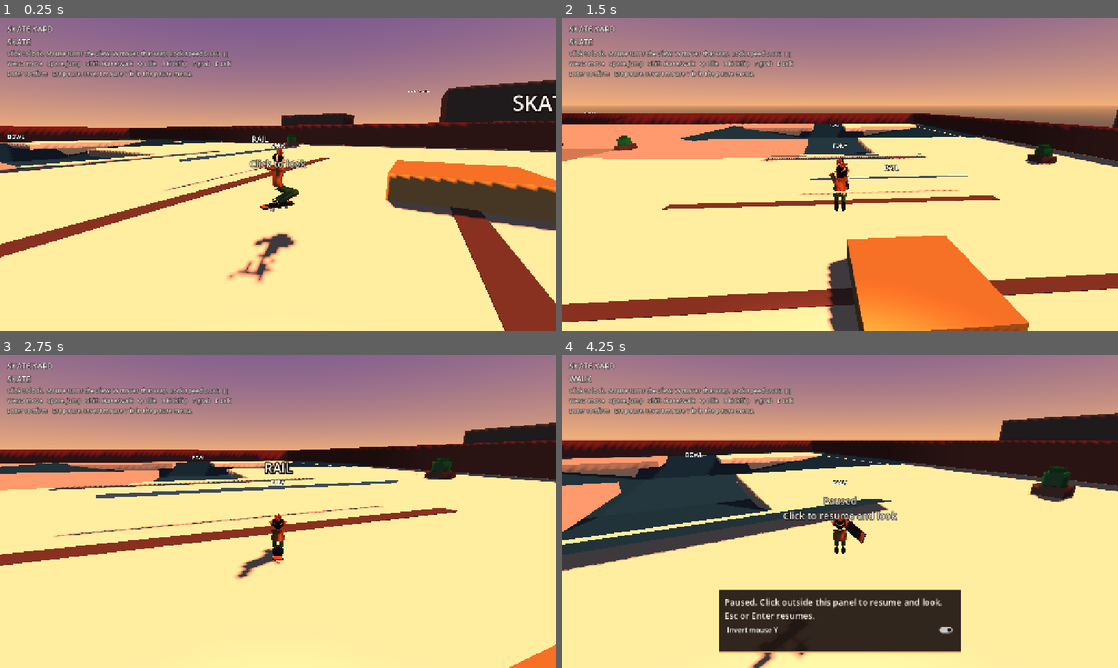
Above: before the commit, frames 1-4 (two rows, left to right).
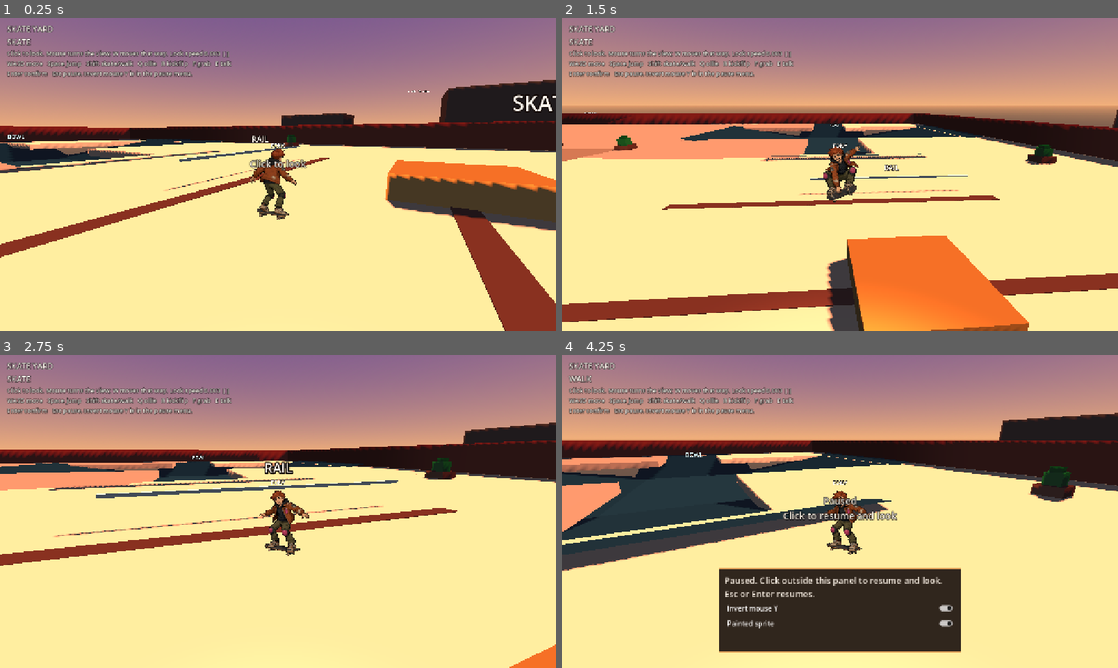
Above: after the commit, the same moments.

Repository: AlgorithmicUprising/AlgorithmicUprising
Game: Godot game, scene res://scenes/main.tscn
The game is run twice, just before and just after one commit, with the same random seed, the same clock (stepped at 60 frames per second) and the same inputs.
Inputs (mouse positions are in pixels of both pictures, inside the frame that each line leads up to):
- Up to frame 1 (0.25 s): no input
- Up to frame 2 (1.5 s): tap Enter (session_confirm) at 0.5, 1.25 s; move the mouse to (962, 158) at 0.52 s; hold D (move_right) 0.53-1.28 s; tap F (trick_grab) at 0.6 s; click (962, 158) at 0.67 s; tap Space (jump) at 0.77 s; tap Q (trick_ollie) at 0.8, 1.35 s; move the mouse to (812, 174) at 1.27 s; hold W (move_forward) from 1.28 s (still down)
- Up to frame 3 (2.75 s): keep holding W (move_forward); tap Space (jump) at 1.52 s; tap F (trick_grab) at 1.55 s; tap Enter (session_confirm) at 2 s; move the mouse to (289, 505) at 2.02 s; hold E (interact) from 2.03 s (still down); tap Q (trick_ollie) at 2.3 s
- Up to frame 4 (4.25 s): keep holding W (move_forward); tap Enter (session_confirm) at 2.75, 2.85, 3.5 s; move the mouse to (834, 517) at 2.77 s; release E (interact) at 2.78 s; click (834, 517) at 2.92 s; tap Space (jump) at 3.02, 3.77 s; tap F (trick_grab) at 3.05 s; move the mouse to (878, 514) at 3.52 s; hold Shift (skate_toggle) from 3.53 s (still down); tap Q (trick_ollie) at 3.8 s; tap Escape (pause) at 4.15 s

The runs differ from the first frame. In frame 1, 1.6% of the frame differs, in the area x 40-54%, y 41-85%; in frame 2, 0.8%; in frame 3, 1.1%; in frame 4, 5.4%, in the area x 28-72%, y 43-100%.

Commit message:
Add a painted 2D Fony sprite test in the HQ park.
The mesh rig stays in the tree and can be shown from the pause menu. The sprite billboard matches eight view directions, plays the kick-up and drop-in on Shift, and uses the trick frames.

Co-authored-by: AlgorithmicUprising <AlgorithmicUprising@users.noreply.github.com>

Diff:
--- /dev/null
+++ b/open-world/assets/library/fony2d/frames.json
@@ -0,0 +1,295 @@
+{
+  "atlas": "fony2d_atlas.png",
+  "cell_w": 212,
+  "cell_h": 272,
+  "anchor_x": 106,
+  "anchor_y": 262,
+  "pixel_size": 0.007674,
+  "foot_local_y": 0.325,
+  "gutter": 2,
+  "dirs": [
+    "front",
+    "front_right",
+    "right",
+    "back_right",
+    "back",
+    "back_left",
+    "left",
+    "front_left"
+  ],
+  "frames": {
+    "dropin_1_drop": {
+      "x": 2,
+      "y": 2,
+      "w": 212,
+      "h": 272,
+      "lift_m": 0.0
+    },
+    "dropin_2_step": {
+      "x": 216,
+      "y": 2,
+      "w": 212,
+      "h": 272,
+      "lift_m": 0.0
+    },
+    "dropin_3_plant": {
+      "x": 430,
+      "y": 2,
+      "w": 212,
+      "h": 272,
+      "lift_m": 0.0
+    },
+    "idle_back": {
+      "x": 644,
+      "y": 2,
+      "w": 212,
+      "h": 272,
+      "lift_m": 0.0
+    },
+    "idle_back_left": {
+      "x": 858,
+      "y": 2,
+      "w": 212,
+      "h": 272,
+      "lift_m": 0.0
+    },
+    "idle_back_right": {
+      "x": 1072,
+      "y": 2,
+      "w": 212,
+      "h": 272,
+      "lift_m": 0.0
+    },
+    "idle_front": {
+      "x": 1286,
+      "y": 2,
+      "w": 212,
+      "h": 272,
+      "lift_m": 0.0
+    },
+    "idle_front_left": {
+      "x": 1500,
+      "y": 2,
+      "w": 212,
+      "h": 272,
+      "lift_m": 0.0
+    },
+    "idle_front_right": {
+      "x": 2,
+      "y": 276,
+      "w": 212,
+      "h": 272,
+      "lift_m": 0.0
+    },
+    "idle_left": {
+      "x": 216,
+      "y": 276,
+      "w": 212,
+      "h": 272,
+      "lift_m": 0.0
+    },
+    "idle_right": {
+      "x": 430,
+      "y": 276,
+      "w": 212,
+      "h": 272,
+      "lift_m": 0.0
+    },
+    "kickup_1_hook": {
+      "x": 644,
+      "y": 276,
+      "w": 212,
+      "h": 272,
+      "lift_m": 0.0
+    },
+    "kickup_2_rise": {
+      "x": 858,
+      "y": 276,
+      "w": 212,
+      "h": 272,
+      "lift_m": 0.0
+    },
+    "kickup_3_catch": {
+      "x": 1072,
+      "y": 276,
+      "w": 212,
+      "h": 272,
+      "lift_m": 0.0
+    },
+    "push_back": {
+      "x": 1286,
+      "y": 276,
+      "w": 212,
+      "h": 272,
+      "lift_m": 0.0
+    },
+    "push_back_left": {
+      "x": 1500,
+      "y": 276,
+      "w": 212,
+      "h": 272,
+      "lift_m": 0.0
+    },
+    "push_back_right": {
+      "x": 2,
+      "y": 550,
+      "w": 212,
+      "h": 272,
+      "lift_m": 0.0
+    },
+    "push_cycle_left_1": {
+      "x": 216,
+      "y": 550,
+      "w": 212,
+      "h": 272,
+      "lift_m": 0.0
+    },
+    "push_cycle_left_2": {
+      "x": 430,
+      "y": 550,
+      "w": 212,
+      "h": 272,
+      "lift_m": 0.0
+    },
+    "push_cycle_left_3": {
+      "x": 644,
+      "y": 550,
+      "w": 212,
+      "h": 272,
+      "lift_m": 0.0
+    },
+    "push_front": {
+      "x": 858,
+      "y": 550,
+      "w": 212,
+      "h": 272,
+      "lift_m": 0.0
+    },
+    "push_front_left": {
+      "x": 1072,
+      "y": 550,
+      "w": 212,
+      "h": 272,
+      "lift_m": 0.0
+    },
+    "push_front_right": {
+      "x": 1286,
+      "y": 550,
+      "w": 212,
+      "h": 272,
+      "lift_m": 0.0
+    },
+    "push_left": {
+      "x": 1500,
+      "y": 550,
+      "w": 212,
+      "h": 272,
+      "lift_m": 0.0
+    },
+    "push_right": {
+      "x": 2,
+      "y": 824,
+      "w": 212,
+      "h": 272,
+      "lift_m": 0.0
+    },
+    "skate_back": {
+      "x": 216,
+      "y": 824,
+      "w": 212,
+      "h": 272,
+      "lift_m": 0.0
+    },
+    "skate_back_left": {
+      "x": 430,
+      "y": 824,
+      "w": 212,
+      "h": 272,
+      "lift_m": 0.0
+    },
+    "skate_back_right": {
+      "x": 644,
+      "y": 824,
+      "w": 212,
+      "h": 272,
+      "lift_m": 0.0
+    },
+    "skate_front": {
+      "x": 858,
+      "y": 824,
+      "w": 212,
+      "h": 272,
+      "lift_m": 0.0
+    },
+    "skate_front_left": {
+      "x": 1072,
+      "y": 824,
+      "w": 212,
+      "h": 272,
+      "lift_m": 0.0
+    },
+    "skate_front_right": {
+      "x": 1286,
+      "y": 824,
+      "w": 212,
+      "h": 272,
+      "lift_m": 0.0
+    },
+    "skate_left": {
+      "x": 1500,
+      "y": 824,
+      "w": 212,
+      "h": 272,
+      "lift_m": 0.0
+    },
+    "skate_right": {
+      "x": 2,
+      "y": 1098,
+      "w": 212,
+      "h": 272,
+      "lift_m": 0.0
+    },
+    "trick_crouch_front": {
+      "x": 216,
+      "y": 1098,
+      "w": 212,
+      "h": 272,
+      "lift_m": 0.0
+    },
+    "trick_grab_front": {
+      "x": 430,
+      "y": 1098,
+      "w": 212,
+      "h": 272,
+      "lift_m": 0.42
+    },
+    "trick_kickflip_front": {
+      "x": 644,
+      "y": 1098,
+      "w": 212,
+      "h": 272,
+      "lift_m": 0.4
+    },
+    "trick_land_front": {
+      "x": 858,
+      "y": 1098,
+      "w": 212,
+      "h": 272,
+      "lift_m": 0.0
+    },
+    "trick_ollie_front": {
+      "x": 1072,
+      "y": 1098,
+      "w": 212,
+      "h": 272,
+      "lift_m": 0.46
+    }
+  },
+  "notes": [
+    "Direction suffix is the way Fony faces on screen.",
+    "anchor_x/anchor_y is the shared ground point in every cell.",
+    "lift_m raises airborne trick poses above that ground point.",
+    "Transitions and tricks are front-only in the runtime.",
+    "face_front was not in the delivered PNG set."
+  ]
+}
--- /dev/null
+++ b/open-world/scripts/fony_sprite.gd
@@ -0,0 +1,94 @@
+extends Node3D
+
+## Painted Fony, as a Y-locked billboard inside the 3D park.
+## The mesh rig stays in the tree so it can be shown again. This node does not
+## move the body or the board collider.
+
+const AnimScript = preload("res://scripts/fony_sprite_anim.gd")
+
+var anim = AnimScript.new()
+var sprite: Sprite3D
+var frames := {}
+var pixel_size := 0.0077
+var foot_local_y := 0.325
+var anchor := Vector2(106, 262)
+var cell := Vector2(212, 272)
+var _prev_speed := 0.0
+var shown := ""
+
+func _ready() -> void:
+	name = "FonySprite"
+	_load_atlas()
+
+func _physics_process(delta: float) -> void:
+	var body = get_parent()
+	if body == null or sprite == null:
+		return
+	var velocity: Vector3 = body.velocity
+	var speed := Vector2(velocity.x, velocity.z).length()
+	var accel := (speed - _prev_speed) / maxf(delta, 0.0001)
+	_prev_speed = speed
+	var bail := str(body.trick) == "bail" or float(body.bail_time) > 0.0
+	anim.notify_mode(bool(body.skating), bail)
+	var grinding: bool = body.grind != null
+	var want_push: bool = float(body.wish_len) > 0.2 and bool(body.skating) and body.is_on_floor() and not grinding and str(body.trick) == ""
+	anim.update_push(speed, accel, want_push)
+	anim.advance(delta)
+	var cam := get_viewport().get_camera_3d() if get_viewport() != null else null
+	var camera_x := global_position.x
+	var camera_z := global_position.z + 4.0
+	if cam != null:
+		camera_x = cam.global_position.x
+		camera_z = cam.global_position.z
+	var facing := 0.0
+	if body.rig != null:
+		facing = body.rig.global_rotation.y
+	var rising := velocity.y > 0.8
+	var key: String = anim.choose(facing, camera_x, camera_z, global_position.x, global_position.z, str(body.trick), not body.is_on_floor(), rising)
+	_show(key)
+	body.sprite_frame = key
+
+func _load_atlas() -> void:
+	var text := FileAccess.get_file_as_string("res://assets/library/fony2d/frames.json")
+	var parsed = JSON.parse_string(text)
+	if typeof(parsed) != TYPE_DICTIONARY:
+		push_error("Fony sprite atlas metadata missing")
+		return
+	frames = parsed.get("frames", {})
+	pixel_size = float(parsed.get("pixel_size", pixel_size))
+	foot_local_y = float(parsed.get("foot_local_y", foot_local_y))
+	anchor = Vector2(float(parsed.get("anchor_x", anchor.x)), float(parsed.get("anchor_y", anchor.y)))
+	cell = Vector2(float(parsed.get("cell_w", cell.x)), float(parsed.get("cell_h", cell.y)))
+	var texture: Texture2D = load("res://assets/library/fony2d/fony2d_atlas.png")
+	sprite = Sprite3D.new()
+	sprite.name = "Card"
+	sprite.texture = texture
+	sprite.centered = true
+	sprite.pixel_size = pixel_size
+	sprite.billboard = BaseMaterial3D.BILLBOARD_FIXED_Y
+	sprite.shaded = false
+	sprite.double_sided = true
+	sprite.alpha_cut = SpriteBase3D.ALPHA_CUT_DISCARD
+	sprite.alpha_scissor_threshold = 0.5
+	sprite.alpha_antialiasing_mode = BaseMaterial3D.ALPHA_ANTIALIASING_OFF
+	sprite.texture_filter = BaseMaterial3D.TEXTURE_FILTER_LINEAR
+	sprite.cast_shadow = GeometryInstance3D.SHADOW_CASTING_SETTING_OFF
+	sprite.gi_mode = GeometryInstance3D.GI_MODE_DISABLED
+	sprite.region_enabled = true
+	# The shared foot pixel sits on the capsule bottom. Image Y grows downward.
+	sprite.position = Vector3(
+		-(anchor.x - cell.x * 0.5) * pixel_size,
+		foot_local_y + (anchor.y - cell.y * 0.5) * pixel_size,
+		0.0
+	)
+	add_child(sprite)
+	_show("skate_front")
+
+func _show(key: String) -> void:
+	if sprite == null or key == shown:
+		return
+	var frame = frames.get(key)
+	if typeof(frame) != TYPE_DICTIONARY:
+		return
+	sprite.region_rect = Rect2(float(frame.get("x", 0)), float(frame.get("y", 0)), float(frame.get("w", cell.x)), float(frame.get("h", cell.y)))
+	shown = key
--- /dev/null
+++ b/open-world/scripts/fony_sprite_anim.gd
@@ -0,0 +1,96 @@
+extends RefCounted
+
+## Picks a painted frame from facing, camera, and skate state.
+## The 3D rig stays in charge of physics. This only names a sprite.
+## Kick-up, drop-in, and trick poses are front-only. The side push cycle is
+## the real left-facing art; it is not mirrored, so the chest patch stays put.
+
+const DIRS := ["front", "front_right", "right", "back_right", "back", "back_left", "left", "front_left"]
+const TRANSITION_FRAME := 0.13
+const PUSH_FRAME := 0.11
+
+var phase := ""
+var phase_time := 0.0
+var push_time := 0.0
+var pushing := false
+var skating := true
+var _prev_bail := false
+
+func direction_index(facing_yaw: float, camera_x: float, camera_z: float, origin_x: float, origin_z: float) -> int:
+	var to_cam := Vector2(camera_x - origin_x, camera_z - origin_z)
+	if to_cam.length() < 0.001:
+		return 0
+	to_cam = to_cam.normalized()
+	var face := Vector2(-sin(facing_yaw), -cos(facing_yaw))
+	var cross_y := to_cam.y * face.x - to_cam.x * face.y
+	var dot := to_cam.dot(face)
+	var signed := atan2(cross_y, dot)
+	return posmod(int(round(signed / (PI / 4.0))), 8)
+
+func direction_name(facing_yaw: float, camera_x: float, camera_z: float, origin_x: float, origin_z: float) -> String:
+	return DIRS[direction_index(facing_yaw, camera_x, camera_z, origin_x, origin_z)]
+
+func notify_mode(next_skating: bool, bail_block: bool) -> void:
+	var blocked := bail_block or _prev_bail
+	_prev_bail = bail_block
+	if next_skating == skating:
+		return
+	skating = next_skating
+	if blocked:
+		phase = ""
+		phase_time = 0.0
+		return
+	phase = "dropin" if next_skating else "kickup"
+	phase_time = 0.0
+
+func update_push(speed: float, accel: float, want: bool) -> void:
+	if not want or not skating:
+		pushing = false
+		return
+	if pushing:
+		pushing = speed < 8.4 or accel > 0.15
+	else:
+		pushing = speed < 6.4 or (accel > 0.25 and speed < 8.6)
+
+func advance(delta: float) -> void:
+	if phase != "":
+		phase_time += delta
+		if phase_time >= TRANSITION_FRAME * 3.0:
+			phase = ""
+			phase_time = 0.0
+	if pushing:
+		push_time += delta
+	else:
+		push_time = 0.0
+
+func transition_frame() -> String:
+	if phase == "":
+		return ""
+	var idx := clampi(int(phase_time / TRANSITION_FRAME), 0, 2)
+	if phase == "kickup":
+		return ["kickup_1_hook", "kickup_2_rise", "kickup_3_catch"][idx]
+	return ["dropin_1_drop", "dropin_2_step", "dropin_3_plant"][idx]
+
+func choose(facing_yaw: float, camera_x: float, camera_z: float, origin_x: float, origin_z: float, trick: String, airborne: bool, rising: bool) -> String:
+	if trick == "crouch":
+		return "trick_crouch_front"
+	if trick == "flip":
+		return "trick_kickflip_front"
+	if trick == "grab":
+		return "trick_grab_front"
+	if trick == "land" or trick == "bail":
+		return "trick_land_front"
+	if trick == "ollie" or (airborne and skating and rising and trick == ""):
+		return "trick_ollie_front"
+	var trans := transition_frame()
+	if trans != "":
+		return trans
+	var dir := direction_name(facing_yaw, camera_x, camera_z, origin_x, origin_z)
+	if not skating:
+		return "idle_" + dir
+	if pushing and not airborne:
+		if dir == "left":
+			var step := posmod(int(push_time / PUSH_FRAME), 3)
+			return ["push_cycle_left_1", "push_cycle_left_2", "push_cycle_left_3"][step]
+		return "push_" + dir
+	return "skate_" + dir
--- a/open-world/scripts/hq_main.gd
+++ b/open-world/scripts/hq_main.gd
@@ -46,7 +46,12 @@
 	if player == null:
 		return
 	zone_label.text = zone_at(player.global_position)
-	mode_label.text = "SKATE" if player.skating else "WALK"
+	var mode := "SKATE" if player.skating else "WALK"
+	if player.sprite_frame.begins_with("kickup"):
+		mode = "KICK UP"
+	elif player.sprite_frame.begins_with("dropin"):
+		mode = "DROP IN"
+	mode_label.text = mode
 	var target = null
 	if player.input_enabled and flow.boundary.phase == "world" and not flow.dialogue_open and not flow.paused:
 		target = _nearest(2.5)
@@ -215,6 +220,14 @@
 	invert_check.set_pressed_no_signal(player.look_invert_y)
 	invert_check.toggled.connect(_on_invert_y)
 	pause_panel.get_child(0).add_child(invert_check)
+	var sprite_check := CheckButton.new()
+	sprite_check.name = "PaintedSprite"
+	sprite_check.text = "Painted sprite"
+	sprite_check.focus_mode = Control.FOCUS_NONE
+	sprite_check.process_mode = Node.PROCESS_MODE_ALWAYS
+	sprite_check.set_pressed_no_signal(player.use_painted_sprite)
+	sprite_check.toggled.connect(_on_painted_sprite)
+	pause_panel.get_child(0).add_child(sprite_check)
 	pause_panel.process_mode = Node.PROCESS_MODE_ALWAYS
 	layer.add_child(pause_panel)
 	look_catch = Control.new()
@@ -242,7 +255,7 @@
 	panel.set_anchors_preset(Control.PRESET_CENTER_BOTTOM)
 	panel.offset_left = -280
 	panel.offset_right = 280
-	panel.offset_top = -180
+	panel.offset_top = -230
 	panel.offset_bottom = -36
 	panel.visible = false
 	var style := StyleBoxFlat.new()
@@ -347,6 +360,11 @@
 		return
 	player.choose_invert_y(enabled)
 
+func _on_painted_sprite(enabled: bool) -> void:
+	if player == null:
+		return
+	player.set_painted_sprite(enabled)
+
 func _publish_web_state() -> void:
 	if not OS.has_feature("web") or flow == null:
 		return
@@ -356,7 +374,7 @@
 	if player.rig != null:
 		spin = player.rig.board.rotation.z if player.rig.board != null else 0.0
 		pose = str(player.rig.pose_name)
-	var js := "window.AU_HQ={x:%s,y:%s,z:%s,yaw:%s,fx:%s,fz:%s,skating:%s,session:'%s',input:%s,look:%s,paused:%s,invert:%s,trick:'%s',pose:'%s',spin:%s,zone:'%s'};" % [
+	var js := "window.AU_HQ={x:%s,y:%s,z:%s,yaw:%s,fx:%s,fz:%s,skating:%s,session:'%s',input:%s,look:%s,paused:%s,invert:%s,trick:'%s',pose:'%s',spin:%s,zone:'%s',frame:'%s',sprite:%s};" % [
 		snapped(player.global_position.x, 0.01),
 		snapped(player.global_position.y, 0.01),
 		snapped(player.global_position.z, 0.01),
@@ -373,5 +391,7 @@
 		pose,
 		snapped(spin, 0.01),
 		zone_at(player.global_position),
+		player.sprite_frame,
+		"true" if player.use_painted_sprite else "false",
 	]
 	JavaScriptBridge.eval(js, true)
--- a/open-world/scripts/player_controller.gd
+++ b/open-world/scripts/player_controller.gd
@@ -24,6 +24,10 @@
 var spawn_position := Vector3.ZERO
 var spawn_yaw := 0.0
 var rig: Node3D
+var painted_sprite: Node3D
+var use_painted_sprite := true
+var wish_len := 0.0
+var sprite_frame := ""
 
 func _ready() -> void:
 	collision_layer = 2
@@ -45,6 +49,10 @@
 		$Board.visible = false
 	rig = load("res://scripts/fony_rig.gd").new()
 	add_child(rig)
+	painted_sprite = load("res://scripts/fony_sprite.gd").new()
+	painted_sprite.name = "FonySprite"
+	add_child(painted_sprite)
+	_apply_painted_sprite()
 	var label := Label3D.new()
 	label.name = "NameLabel"
 	label.text = "FONY"
@@ -58,6 +66,16 @@
 
 func update_board() -> void:
 	pass
+
+func set_painted_sprite(enabled: bool) -> void:
+	use_painted_sprite = enabled
+	_apply_painted_sprite()
+
+func _apply_painted_sprite() -> void:
+	if rig != null:
+		rig.visible = not use_painted_sprite
+	if painted_sprite != null:
+		painted_sprite.visible = use_painted_sprite
 
 func push_mouse_look(relative: Vector2) -> void:
 	if not look_captured or not input_enabled or external_move_active:
@@ -210,6 +228,7 @@
 		_fall(delta)
 	_tricks(delta)
 	var wish := _wish()
+	wish_len = wish.length()
 	var speed := SKATE_SPEED if skating else WALK_SPEED
 	var accel := 22.0 if skating else 40.0
 	var friction := 7.0 if skating else 30.0
--- a/open-world/tests/test_main.gd
+++ b/open-world/tests/test_main.gd
@@ -24,6 +24,7 @@
 	await _quarter()
 	await _art_quarter()
 	await _tricks()
+	await _fony_sprite()
 	await _district()
 	print("SUMMARY failed=", fails.size())
 	for item in fails:
@@ -820,6 +821,92 @@
 	await frames(20)
 	expect(not main.get_tree().paused and player.global_position.z < z_before - 0.15, "resume lets the player skate")
 
+func _fony_sprite() -> void:
+	var anim = load("res://scripts/fony_sprite_anim.gd").new()
+	# Camera sits on +Z. Facing yaw is the rig yaw, whose -Z axis is forward.
+	expect(anim.direction_name(PI, 0.0, 4.0, 0.0, 0.0) == "front", "sprite front faces the camera")
+	expect(anim.direction_name(-PI * 0.75, 0.0, 4.0, 0.0, 0.0) == "front_right", "sprite front-right")
+	expect(anim.direction_name(-PI * 0.5, 0.0, 4.0, 0.0, 0.0) == "right", "sprite right faces screen right")
+	expect(anim.direction_name(-PI * 0.25, 0.0, 4.0, 0.0, 0.0) == "back_right", "sprite back-right")
+	expect(anim.direction_name(0.0, 0.0, 4.0, 0.0, 0.0) == "back", "sprite back faces away")
+	expect(anim.direction_name(PI * 0.25, 0.0, 4.0, 0.0, 0.0) == "back_left", "sprite back-left")
+	expect(anim.direction_name(PI * 0.5, 0.0, 4.0, 0.0, 0.0) == "left", "sprite left faces screen left")
+	expect(anim.direction_name(PI * 0.75, 0.0, 4.0, 0.0, 0.0) == "front_left", "sprite front-left")
+	var boundary: String = anim.direction_name(-PI + PI / 8.0, 0.0, 4.0, 0.0, 0.0)
+	expect(boundary == "front_right", "sprite sector boundary rounds away from front got %s" % boundary)
+	anim.notify_mode(false, false)
+	expect(anim.phase == "kickup" and anim.transition_frame() == "kickup_1_hook", "shift off the board starts the kick-up")
+	expect(anim.choose(0.0, 0.0, 4.0, 0.0, 0.0, "", false, false) == "kickup_1_hook", "kick-up stays on the front frames at any angle")
+	anim.advance(anim.TRANSITION_FRAME)
+	expect(anim.transition_frame() == "kickup_2_rise", "kick-up rises on the second frame")
+	anim.advance(anim.TRANSITION_FRAME)
+	expect(anim.transition_frame() == "kickup_3_catch", "kick-up catches on the third frame")
+	anim.advance(anim.TRANSITION_FRAME)
+	expect(anim.phase == "" and anim.choose(PI, 0.0, 4.0, 0.0, 0.0, "", false, false) == "idle_front", "kick-up hands off to idle")
+	anim.notify_mode(true, false)
+	expect(anim.phase == "dropin" and anim.transition_frame() == "dropin_1_drop", "shift onto the board starts the drop-in")
+	anim.advance(anim.TRANSITION_FRAME)
+	expect(anim.transition_frame() == "dropin_2_step", "drop-in steps on the second frame")
+	anim.advance(anim.TRANSITION_FRAME * 2.0)
+	expect(anim.phase == "" and anim.choose(PI, 0.0, 4.0, 0.0, 0.0, "", false, false) == "skate_front", "drop-in hands off to the skate stance")
+	var bail = load("res://scripts/fony_sprite_anim.gd").new()
+	bail.notify_mode(false, true)
+	expect(bail.phase == "" and not bail.skating, "a bail does not play the kick-up")
+	bail.notify_mode(true, false)
+	expect(bail.phase == "" and bail.skating, "leaving a bail does not play the drop-in")
+	bail.notify_mode(false, false)
+	expect(bail.phase == "kickup", "a later stop still kicks the board up")
+	var ride = load("res://scripts/fony_sprite_anim.gd").new()
+	ride.update_push(2.0, 0.4, true)
+	expect(ride.pushing, "a slow push uses the push frames")
+	expect(ride.choose(PI * 0.5, 0.0, 4.0, 0.0, 0.0, "", false, false) == "push_cycle_left_1", "left push plays the real cycle")
+	ride.push_time = ride.PUSH_FRAME
+	expect(ride.choose(PI * 0.5, 0.0, 4.0, 0.0, 0.0, "", false, false) == "push_cycle_left_2", "left push cycle reaches the extended foot")
+	expect(ride.choose(-PI * 0.5, 0.0, 4.0, 0.0, 0.0, "", false, false) == "push_right", "right push uses the painted frame and not a mirror")
+	ride.update_push(9.0, 0.0, true)
+	expect(not ride.pushing, "cruise speed leaves the push")
+	expect(ride.choose(PI, 0.0, 4.0, 0.0, 0.0, "", false, false) == "skate_front", "cruising uses the skate stance")
+	ride.update_push(4.0, -0.4, false)
+	expect(not ride.pushing, "coasting without input stays on the skate stance")
+	expect(ride.choose(PI, 0.0, 4.0, 0.0, 0.0, "crouch", false, false) == "trick_crouch_front", "crouch maps to the crouch frame")
+	expect(ride.choose(0.0, 0.0, 4.0, 0.0, 0.0, "ollie", true, true) == "trick_ollie_front", "ollie maps to the ollie frame")
+	expect(ride.choose(0.0, 0.0, 4.0, 0.0, 0.0, "flip", true, false) == "trick_kickflip_front", "kickflip maps to the flip frame")
+	expect(ride.choose(0.0, 0.0, 4.0, 0.0, 0.0, "grab", true, false) == "trick_grab_front", "grab maps to the grab frame")
+	expect(ride.choose(0.0, 0.0, 4.0, 0.0, 0.0, "land", false, false) == "trick_land_front", "landing maps to the land frame")
+	var catalog = JSON.parse_string(FileAccess.get_file_as_string("res://assets/library/fony2d/frames.json"))
+	expect(typeof(catalog) == TYPE_DICTIONARY and catalog.get("frames", {}).size() == 38, "sprite catalog has the painted set")
+	var same_anchor := true
+	var cell_w := int(catalog.get("cell_w", 0))
+	var cell_h := int(catalog.get("cell_h", 0))
+	for key in catalog.get("frames", {}):
+		var frame = catalog.frames[key]
+		if int(frame.get("w", 0)) != cell_w or int(frame.get("h", 0)) != cell_h:
+			same_anchor = false
+	expect(same_anchor and cell_w > 0, "every frame shares the foot-anchor cell")
+	expect(float(catalog.frames.idle_front.lift_m) == 0.0 and float(catalog.frames.skate_left.lift_m) == 0.0, "grounded frames sit on the shared foot line")
+	expect(float(catalog.frames.trick_ollie_front.lift_m) > 0.3 and float(catalog.frames.trick_kickflip_front.lift_m) > 0.3, "air tricks keep a lift")
+	expect(catalog.frames.has("push_cycle_left_2") and not catalog.frames.has("push_cycle_right_1"), "push cycle is the left art only")
+	var host := _host()
+	Blocks.solid(host, "Ground", Vector3(0, -0.5, 0), Vector3(20, 1, 20), Palette.GROUND)
+	var player = _player(host, Vector3(0, 0.4, 0))
+	await frames(8)
+	expect(player.get_node_or_null("Fony") != null and player.get_node_or_null("FonySprite") != null, "mesh rig and painted sprite both exist")
+	expect(not player.rig.visible and player.painted_sprite.visible, "the test shows the sprite and keeps the rig")
+	expect(player.sprite_frame.begins_with("skate_"), "standing on the board uses a skate frame got %s" % player.sprite_frame)
+	player.set_painted_sprite(false)
+	expect(player.rig.visible and not player.painted_sprite.visible, "the pause toggle brings the mesh rig back")
+	player.set_painted_sprite(true)
+	player.skating = false
+	await frames(1)
+	expect(player.sprite_frame == "kickup_1_hook", "the live body plays kick-up when skating stops got %s" % player.sprite_frame)
+	player.sprite_frame = ""
+	player.painted_sprite.anim.advance(player.painted_sprite.anim.TRANSITION_FRAME * 3.0)
+	player.skating = true
+	await frames(1)
+	expect(player.sprite_frame == "dropin_1_drop", "the live body plays drop-in when skating starts got %s" % player.sprite_frame)
+	host.queue_free()
+	await frames(2)
+
 func _host() -> Node3D:
 	var host := Node3D.new()
 	add_child(host)
Not shown, added: open-world/art-src/.gdignore
Binary file added: open-world/art-src/fony2d/raw/dropin_1_drop.png
Binary file added: open-world/art-src/fony2d/raw/dropin_2_step.png
Binary file added: open-world/art-src/fony2d/raw/dropin_3_plant.png
Binary file added: open-world/art-src/fony2d/raw/idle_back.png
Binary file added: open-world/art-src/fony2d/raw/idle_back_left.png
Binary file added: open-world/art-src/fony2d/raw/idle_back_right.png
Binary file added: open-world/art-src/fony2d/raw/idle_front.png
Binary file added: open-world/art-src/fony2d/raw/idle_front_left.png
Binary file added: open-world/art-src/fony2d/raw/idle_front_right.png
Binary file added: open-world/art-src/fony2d/raw/idle_left.png
Binary file added: open-world/art-src/fony2d/raw/idle_right.png
(and 32 more such lines)
